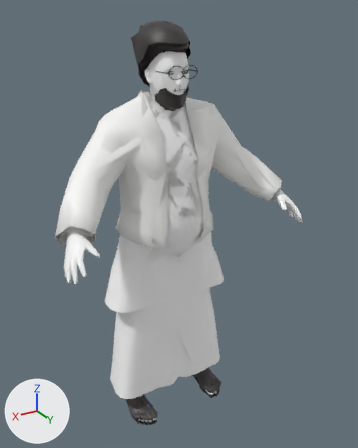
Before and after pictures for a commit that changed the glTF model assets/humans/m_heavy.glb.
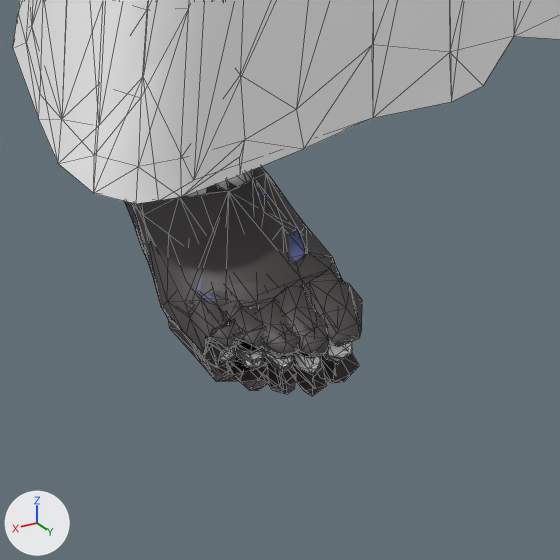
The first picture shows the older version from a camera (50 mm lens) standing at (0.979, 1.775, 1.764) and looking at (-0.036, 0.084, 0.919). The close-ups show the older and then the newer version on the part from 30% to 51% of the width and 83% to 100% of the height of that picture. Only the edits that show in the close-ups are written down. Every picture has the same lights, and +X, +Y and +Z are marked at lower left. The close-ups show mesh edges as thin lines. Vertices at exactly the same position are counted once.

Names of what the first close-up shows: 'L1_chappal_sole', 'L1_lungi', 'L1_shoes', 'L1_skin_feet', 'L2_chappal_sole', 'L2_lungi', 'L2_shoes' and 3 more.
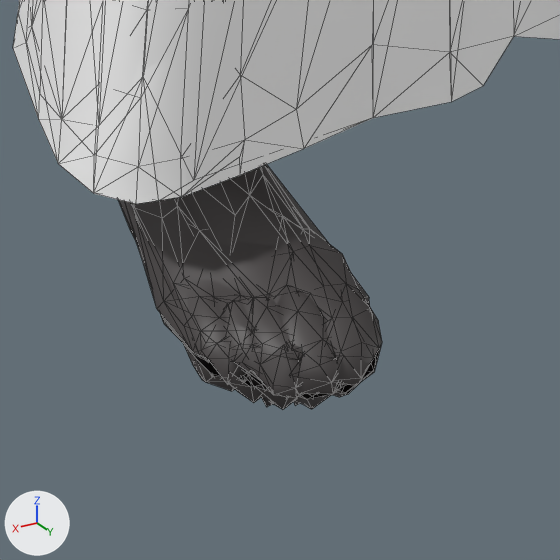
Scene script edits in JSON lines:
```json
{"block": "me_l1_shoes", "where": "# used by ob_l1_shoes; location = (0.0, 0.0, 0.0)"}
{"op": "remove", "block": "me_l1_shoes", "code": "me_l1_shoes.from_pydata(...)  # 568 vertices, 987 faces; spans x -0.245..0.245, y -0.058..0.208, z -0.009..0.071"}
{"op": "add", "block": "me_l1_shoes", "code": "me_l1_shoes.from_pydata(...)  # 585 vertices, 1015 faces; spans x -0.248..0.248, y -0.061..0.219, z -0.021..0.087"}
{"block": "me_l1_shoes", "change": "me_l1_shoes part 1: the loose piece of 272 vertices spanning x 0.138..0.245, y -0.058..0.208, z -0.009..0.071 is rebuilt with 292 vertices and now spans x 0.13..0.248, y -0.061..0.219, z -0.021..0.085"}
{"block": "me_l1_shoes", "change": "other edits to the shape of me_l1_shoes do not show in these pictures"}
{"block": "me_l2_shoes", "where": "# used by ob_l2_shoes; location = (0.0, 0.0, 0.0)"}
{"op": "remove", "block": "me_l2_shoes", "code": "me_l2_shoes.from_pydata(...)  # 153 vertices, 247 faces; spans x -0.245..0.244, y -0.058..0.206, z -0.007..0.071"}
{"op": "add", "block": "me_l2_shoes", "code": "me_l2_shoes.from_pydata(...)  # 163 vertices, 253 faces; spans x -0.248..0.247, y -0.061..0.219, z -0.022..0.085"}
{"block": "me_l2_shoes", "change": "me_l2_shoes part 2: the loose piece of 64 vertices spanning x 0.134..0.244, y -0.058..0.202, z -0.007..0.071 is rebuilt with 79 vertices and now spans x 0.131..0.247, y -0.061..0.218, z -0.022..0.085"}
{"block": "me_l2_shoes", "change": "other edits to the shape of me_l2_shoes do not show in these pictures"}
```

Changed parts and their boxes [x1, y1, x2, y2] in the close-ups (560 x 560 px):
```json
{"object": "L1_shoes", "change": "reshaped", "before": [125, 166, 362, 368], "after": [119, 165, 382, 409], "on screen": "11% wider, 21% taller"}
{"object": "L2_shoes", "change": "reshaped", "before": [124, 170, 344, 354], "after": [131, 164, 374, 407]}
{"object": "L1_chappal_sole", "change": "unchanged, covered by the edit", "before": [135, 228, 359, 396], "after": [180, 340, 313, 396]}
{"object": "L1_skin_feet", "change": "unchanged, covered by the edit", "before": [186, 170, 352, 374]}
```
